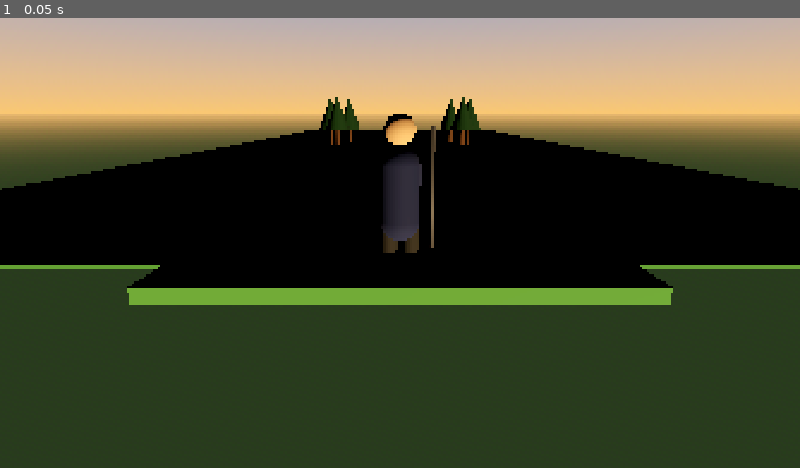
Above: before the commit, frame 1.
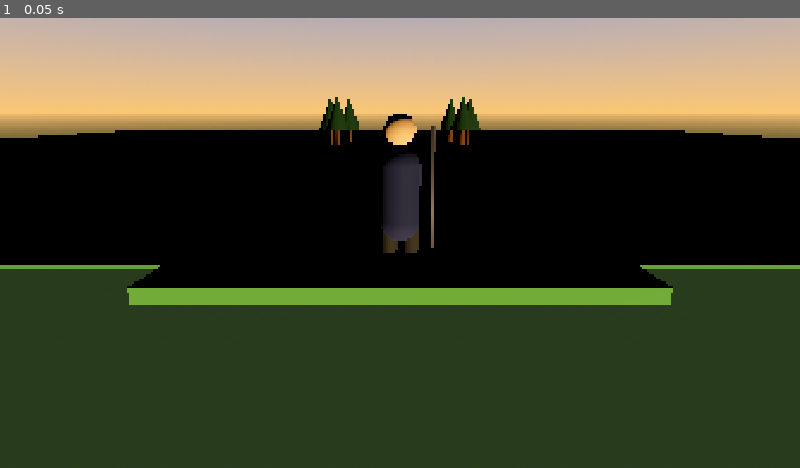
Above: after the commit, the same moment.

Repository: masonwyatt23/mas-golfs
Game: Godot game, scene res://scenes/hole_12.tscn
Same seed, same stepped clock (60 frames per second), same inputs: the game is played once before the commit and once after it.
Inputs:
- Up to frame 1 (0.05 s): no input

The runs differ from the first frame. In frame 1, 4.8% of the frame differs, in the area x 0-100%, y 24-39%.

Commit message:
Godot Hole 12 v11: ground is THREE side-by-side 120x300 tiles (x=-120/0/+120, z=-170) — one 120-wide tile renders but is too narrow to fill the frame at distance; three give 360yd width, each at the proven size

Diff:
--- a/godot/scenes/hole_12.tscn
+++ b/godot/scenes/hole_12.tscn
@@ -179,8 +179,18 @@
 [node name="Director" type="Node" parent="."]
 script = ExtResource("2")
 
-[node name="Ground" type="MeshInstance3D" parent="."]
-transform = Transform3D(1, 0, 0, 0, 1, 0, 0, 0, 1, 0, -0.2, -170)
+[node name="Ground_-120" type="MeshInstance3D" parent="."]
+transform = Transform3D(1, 0, 0, 0, 1, 0, 0, 0, 1, -120.0, -0.2, -170)
+mesh = SubResource("BoxMesh_15")
+surface_material_override/0 = SubResource("StandardMaterial3D_1")
+
+[node name="Ground_0" type="MeshInstance3D" parent="."]
+transform = Transform3D(1, 0, 0, 0, 1, 0, 0, 0, 1, 0.0, -0.2, -170)
+mesh = SubResource("BoxMesh_15")
+surface_material_override/0 = SubResource("StandardMaterial3D_1")
+
+[node name="Ground_120" type="MeshInstance3D" parent="."]
+transform = Transform3D(1, 0, 0, 0, 1, 0, 0, 0, 1, 120.0, -0.2, -170)
 mesh = SubResource("BoxMesh_15")
 surface_material_override/0 = SubResource("StandardMaterial3D_1")
 
